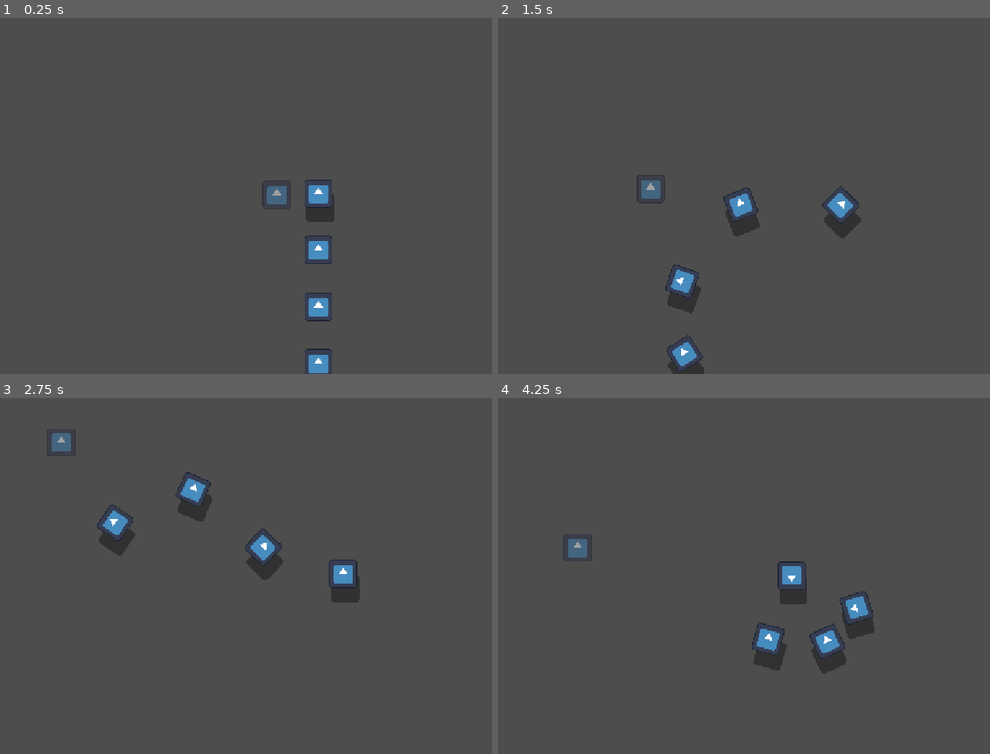
Above: before the commit, frames 1-4 (two rows, left to right).
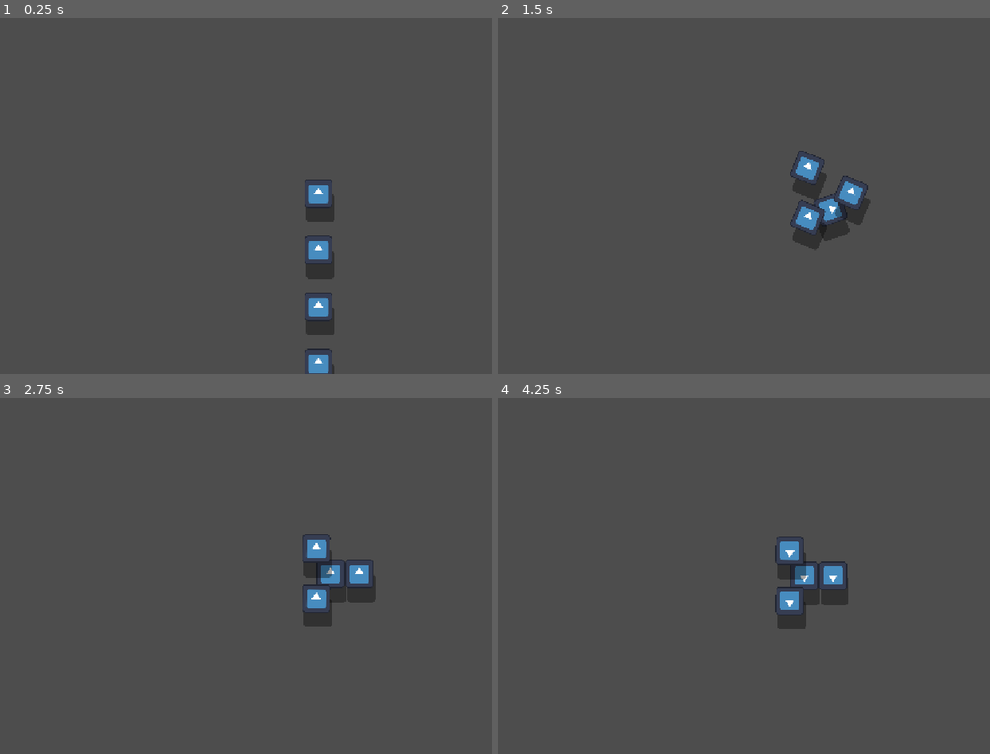
Above: after the commit, the same moments.

Repository: michaelaudrey777-boop/Hands-On
Game: Godot game, scene res://scenes/main.tscn
Two runs of this game, one before a commit and one after it. Both use one fixed random seed, a clock stepped at 60 frames per second and the inputs below. The engine's default icon, where the game draws it, is replaced by a stand-in: a white triangle on a blue panel in a dark square.
Inputs:
- Up to frame 1 (0.25 s): no input
- Up to frame 2 (1.5 s): hold D (Right) 0.53-1.28 s; hold Space 0.53-1.28 s; hold S (Down) from 1.28 s (still down); tap Space at 1.35 s
- Up to frame 3 (2.75 s): tap Space at 1.52, 1.82 s; release S (Down) at 2.03 s; hold D (Right) from 2.03 s (still down); hold Space from 2.03 s (still down)
- Up to frame 4 (4.25 s): release D (Right) at 2.78 s; release Space at 2.78 s; hold W (Up) 2.78-3.53 s; tap Space at 2.85, 3.02, 3.32 s; hold A (Left) from 3.53 s (still down); hold Space from 3.53 s (still down)

The runs differ from the first frame. In frame 1, 0.8% of the frame differs, in the area x 53-68%, y 45-100%; in frame 2, 3.6%; in frame 3, 3.4%; in frame 4, 3.7%, in the area x 13-77%, y 38-78%.

Commit message:
added huddling

Diff:
--- a/ant-icipate/ant_follower.gd
+++ b/ant-icipate/ant_follower.gd
@@ -4,44 +4,85 @@
 @export var follow_distance: float = 128.0
 @export var move_speed: float = 400.0
 @export var turn_speed: float = 12.0
+@export var shadow_offset: Vector2 = Vector2(5, 8)
+@export var recruit_ready_delay: float = 2.0
 
-@export var shadow_offset: Vector2 = Vector2(5, 8)
+@export_group("Huddle Settings")
+@export var huddle_radius: float = 65.0
+@export var huddle_move_speed: float = 900.0
+
 @onready var sprite: Sprite2D = $Sprite2D
 @onready var shadow: Sprite2D = $Shadow
 
-var target: Node2D = null
+var line_target: Node2D = null
+var leader_ref: Node2D = null
 var position_history: Array[Vector2] = []
+var can_be_recruited: bool = false
+var was_huddling: bool = false
 
 func _ready() -> void:
 	add_to_group("followers")
 	body_entered.connect(_on_body_entered)
-	if target == null:
-		modulate = Color(1, 1, 1, 0.5)
+
+	if line_target != null:
+		can_be_recruited = true
+		modulate = Color.WHITE
+	else:
+		can_be_recruited = false
+		modulate = Color(1, 1, 1, 0.2)
+		_start_recruit_cooldown()
+
+func _start_recruit_cooldown() -> void:
+	var tween := create_tween()
+	tween.tween_property(self, "modulate:a", 0.6, recruit_ready_delay)
+	await tween.finished
+
+	if line_target == null:
+		can_be_recruited = true
+		for body in get_overlapping_bodies():
+			_on_body_entered(body)
 
 func _physics_process(delta: float) -> void:
-	if target == null:
-		return
+	if line_target != null:
+		var huddling: bool = leader_ref != null and leader_ref.get("is_huddling") == true
 
-	position_history.append(target.global_position)
+		if huddling != was_huddling:
+			position_history.clear()
+			was_huddling = huddling
 
-	var delay_frames := int(delay_seconds * Engine.physics_ticks_per_second)
-	if position_history.size() <= delay_frames:
-		return
+		if huddling and leader_ref.has_method("get_huddle_position"):
+			var circle_pos: Vector2 = leader_ref.get_huddle_position(self, huddle_radius)
+			var dist := global_position.distance_to(circle_pos)
 
-	var delayed_target_pos: Vector2 = position_history.pop_front()
+			if dist > 4.0:
+				var dir := global_position.direction_to(circle_pos)
+				rotation = lerp_angle(rotation, dir.angle(), turn_speed * delta)
+				global_position = global_position.move_toward(circle_pos, huddle_move_speed * delta)
+			else:
+				global_position = circle_pos
+				rotation = lerp_angle(rotation, leader_ref.rotation, turn_speed * delta)
+		else:
+			position_history.append(line_target.global_position)
 
-	if global_position.distance_to(delayed_target_pos) > follow_distance + 0.5:
-		var direction := global_position.direction_to(delayed_target_pos)
-		rotation = lerp_angle(rotation, direction.angle(), turn_speed * delta)
-		global_position = global_position.move_toward(delayed_target_pos, move_speed * delta)
+			var delay_frames := int(delay_seconds * Engine.physics_ticks_per_second)
+			if position_history.size() > delay_frames:
+				var delayed_target_pos: Vector2 = position_history.pop_front()
+
+				if global_position.distance_to(delayed_target_pos) > follow_distance + 0.5:
+					var direction := global_position.direction_to(delayed_target_pos)
+					rotation = lerp_angle(rotation, direction.angle(), turn_speed * delta)
+					global_position = global_position.move_toward(delayed_target_pos, move_speed * delta)
 
 	shadow.global_position = sprite.global_position + shadow_offset
 
-func set_target(new_target: Node2D) -> void:
-	target = new_target
+func set_target(new_target: Node2D, leader: Node2D = null) -> void:
+	line_target = new_target
+	if leader != null:
+		leader_ref = leader
+	can_be_recruited = true
 	position_history.clear()
 	modulate = Color.WHITE
 
 func _on_body_entered(body: Node2D) -> void:
-	if target == null and body.has_method("recruit_follower"):
+	if line_target == null and can_be_recruited and body.has_method("recruit_follower"):
 		body.recruit_follower(self)
--- a/ant-icipate/scenes/main.gd
+++ b/ant-icipate/scenes/main.gd
@@ -1,29 +1,79 @@
 extends Node2D
 
 @export var follower_scene: PackedScene
+@export var leader: Node2D
+@export var initial_spawn_delay: float = 15.0
 @export var spawn_interval: float = 10.0
 @export var max_total_followers: int = 10
+
+@export_group("Spawn Area & Distribution")
 @export var spawn_area_min: Vector2 = Vector2(100, 100)
-@export var spawn_area_max: Vector2 = Vector2(1050, 550)
+@export var spawn_area_max: Vector2 = Vector2(1800, 1000)
+@export var grid_columns: int = 3
+@export var grid_rows: int = 3
+@export var min_distance_from_leader: float = 300.0
+
+var available_cells: Array[Vector2i] = []
 
 func _ready() -> void:
+	_refill_spawn_cells()
+
+	await get_tree().create_timer(initial_spawn_delay).timeout
+	if not is_inside_tree():
+		return
+
+	_on_spawn_timer_timeout()
+
 	var timer := Timer.new()
 	timer.wait_time = spawn_interval
 	timer.autostart = true
 	timer.timeout.connect(_on_spawn_timer_timeout)
 	add_child(timer)
 
+func _refill_spawn_cells() -> void:
+	available_cells.clear()
+	for x in range(grid_columns):
+		for y in range(grid_rows):
+			available_cells.append(Vector2i(x, y))
+	available_cells.shuffle()
+
 func _on_spawn_timer_timeout() -> void:
 	if follower_scene == null:
 		return
 
 	var current_count := get_tree().get_nodes_in_group("followers").size()
-	if current_count >= max_total_followers:
+	var max_limit: int = leader.get("max_followers") if (leader != null and leader.get("max_followers") != null) else 5
+	if current_count >= max_limit:
 		return
 
 	var wild_follower := follower_scene.instantiate() as Node2D
-	wild_follower.global_position = Vector2(
+	wild_follower.global_position = _get_even_spawn_position()
+	add_child(wild_follower)
+
+func _get_even_spawn_position() -> Vector2:
+	var cell_size := Vector2(
+		(spawn_area_max.x - spawn_area_min.x) / float(grid_columns),
+		(spawn_area_max.y - spawn_area_min.y) / float(grid_rows)
+	)
+	var padding := cell_size * 0.15
+
+	for attempt in range(grid_columns * grid_rows):
+		if available_cells.is_empty():
+			_refill_spawn_cells()
+
+		var cell: Vector2i = available_cells.pop_front()
+		var cell_min := spawn_area_min + Vector2(cell.x * cell_size.x, cell.y * cell_size.y) + padding
+		var cell_max := cell_min + cell_size - (padding * 2.0)
+
+		var candidate_pos := Vector2(
+			randf_range(cell_min.x, cell_max.x),
+			randf_range(cell_min.y, cell_max.y)
+		)
+
+		if leader == null or candidate_pos.distance_to(leader.global_position) >= min_distance_from_leader:
+			return candidate_pos
+
+	return Vector2(
 		randf_range(spawn_area_min.x, spawn_area_max.x),
 		randf_range(spawn_area_min.y, spawn_area_max.y)
 	)
-	add_child(wild_follower)
--- a/ant-icipate/scenes/main.tscn
+++ b/ant-icipate/scenes/main.tscn
@@ -4,12 +4,10 @@
 [ext_resource type="PackedScene" uid="uid://bg748ng8nu5yn" path="res://scenes/ant_leader.tscn" id="1_o5qli"]
 [ext_resource type="PackedScene" uid="uid://daheniun45xih" path="res://scenes/ant_follower.tscn" id="3_sugp2"]
 
-[node name="Main" type="Node2D" unique_id=1787259563]
+[node name="Main" type="Node2D" unique_id=1787259563 node_paths=PackedStringArray("leader")]
 script = ExtResource("1_0wfyh")
 follower_scene = ExtResource("3_sugp2")
+leader = NodePath("Ant_leader")
 
 [node name="Ant_leader" parent="." unique_id=1506983490 instance=ExtResource("1_o5qli")]
 position = Vector2(563, 341)
-
-[node name="ant_follower" parent="." unique_id=606158279 instance=ExtResource("3_sugp2")]
-position = Vector2(469, 344)
--- a/ant-icipate/scripts/ant_leader.gd
+++ b/ant-icipate/scripts/ant_leader.gd
@@ -4,32 +4,37 @@
 @export var acceleration: float = 2000.0
 @export var friction: float = 2500.0
 @export var turn_speed: float = 12.0
+@export var huddle_speed_multiplier: float = 0.5
+@export var shadow_offset: Vector2 = Vector2(5, 8)
 
 @export_group("Follower Settings")
 @export var follower_scene: PackedScene
 @export var starting_followers: int = 3
-@export var max_followers: int = 10
+@export var max_followers: int = 5
 
-@export var shadow_offset: Vector2 = Vector2(8,12)
 @onready var sprite: Sprite2D = $Sprite2D
 @onready var shadow: Sprite2D = $Shadow
 
 var followers: Array[Node2D] = []
+var is_huddling: bool = false
 
 func _ready() -> void:
 	spawn_initial_followers()
 
 func _physics_process(delta: float) -> void:
+	is_huddling = Input.is_key_pressed(KEY_SPACE)
+
 	var input := Input.get_vector("Left", "Right", "Up", "Down")
 	var rate := acceleration if input else friction
-	velocity = velocity.move_toward(input * speed, rate * delta)
+	var current_speed := speed * (huddle_speed_multiplier if is_huddling else 1.0)
+
+	velocity = velocity.move_toward(input * current_speed, rate * delta)
 
 	if velocity.length() > 10.0:
 		rotation = lerp_angle(rotation, velocity.angle(), turn_speed * delta)
 
+	move_and_slide()
 	shadow.global_position = sprite.global_position + shadow_offset
-
-	move_and_slide()
 
 func spawn_initial_followers() -> void:
 	if follower_scene == null:
@@ -49,4 +54,16 @@
 
 	var target_node: Node2D = self if followers.is_empty() else followers.back()
 	followers.append(follower)
-	follower.set_target(target_node)
+	follower.set_target(target_node, self)
+
+func get_huddle_position(follower: Node2D, radius: float) -> Vector2:
+	var index := followers.find(follower)
+	var total := followers.size()
+	if index == -1 or total == 0:
+		return global_position
+
+	var angle := (TAU / float(total)) * float(index)
+	return global_position + Vector2.from_angle(angle) * radius
+
+func upgrade_max_followers(bonus: int = 2) -> void:
+	max_followers += bonus
Not shown: 1 places in ant-icipate/scenes/ant_leader.tscn that only renumber resources
